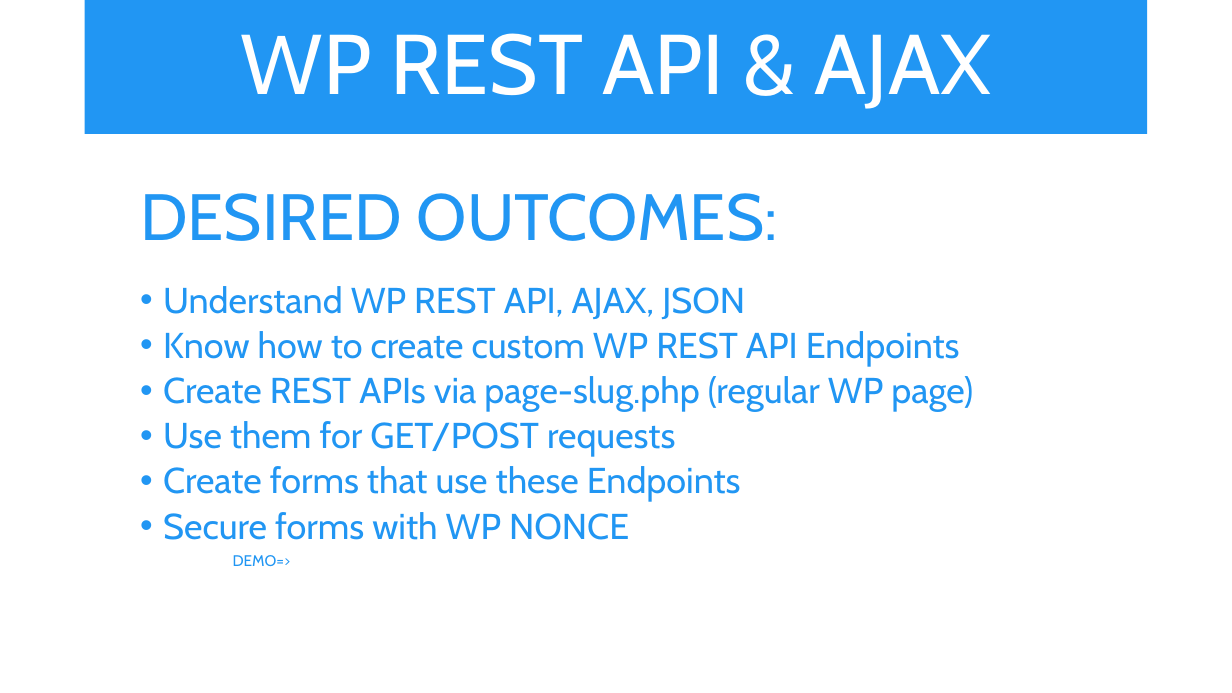
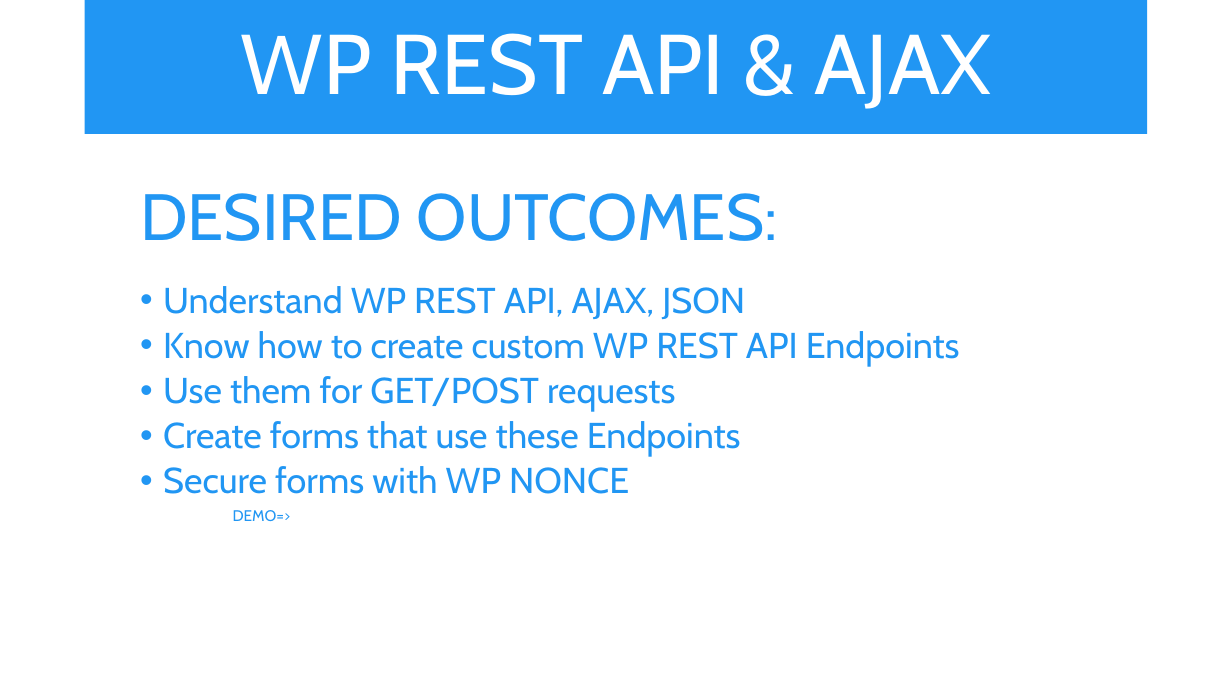
Before and after one commit to iwswordpress/rest, a slide deck: slide 5 of rest-api-workshop.pptx. Drawn at 1232x693 pixels with LibreOffice and Linux fonts; fonts in the diff are those of the drawing. Boxes give left, top, right and bottom in pixels: in the first picture for what was removed or moved away, otherwise in the second. Text is boxed around its words. In the diff, an @@ line names an element or a change of style, - is before the commit and + after.

```diff
--- a/rest-api-workshop.pptx
+++ b/rest-api-workshop.pptx
@@ text at [163,376,973,412]: paragraph removed @@
-  • Create REST APIs via page-slug.php (regular WP page)
```
Also in this commit, not shown: 1 other slide changed.
